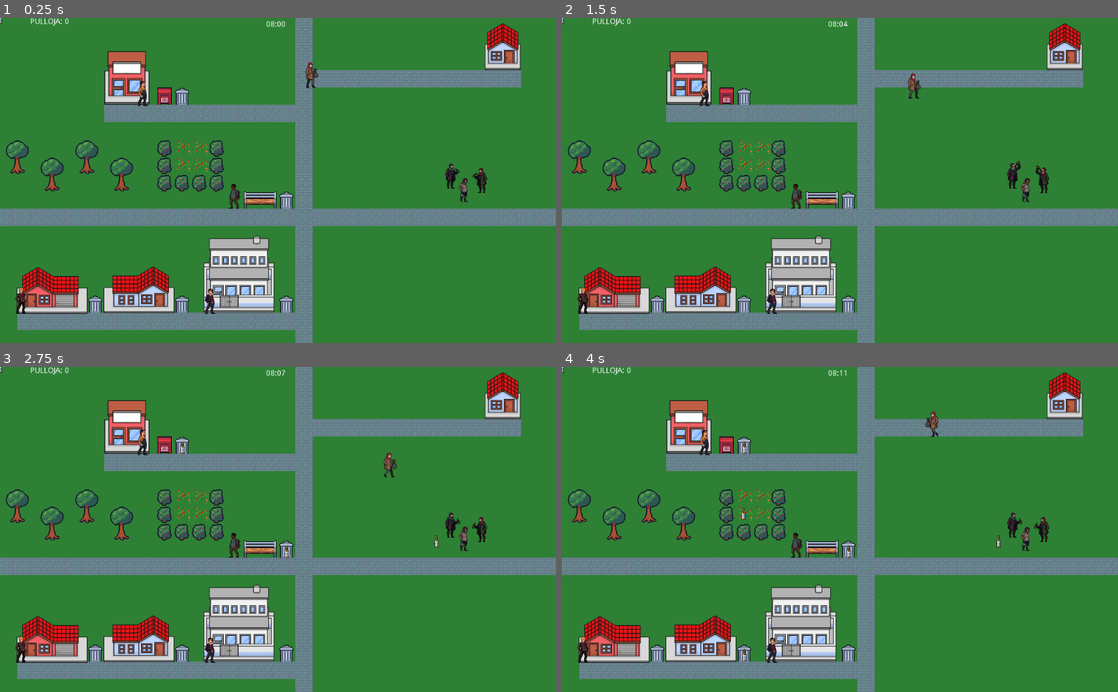
Above: before the commit, frames 1-4 (two rows, left to right).
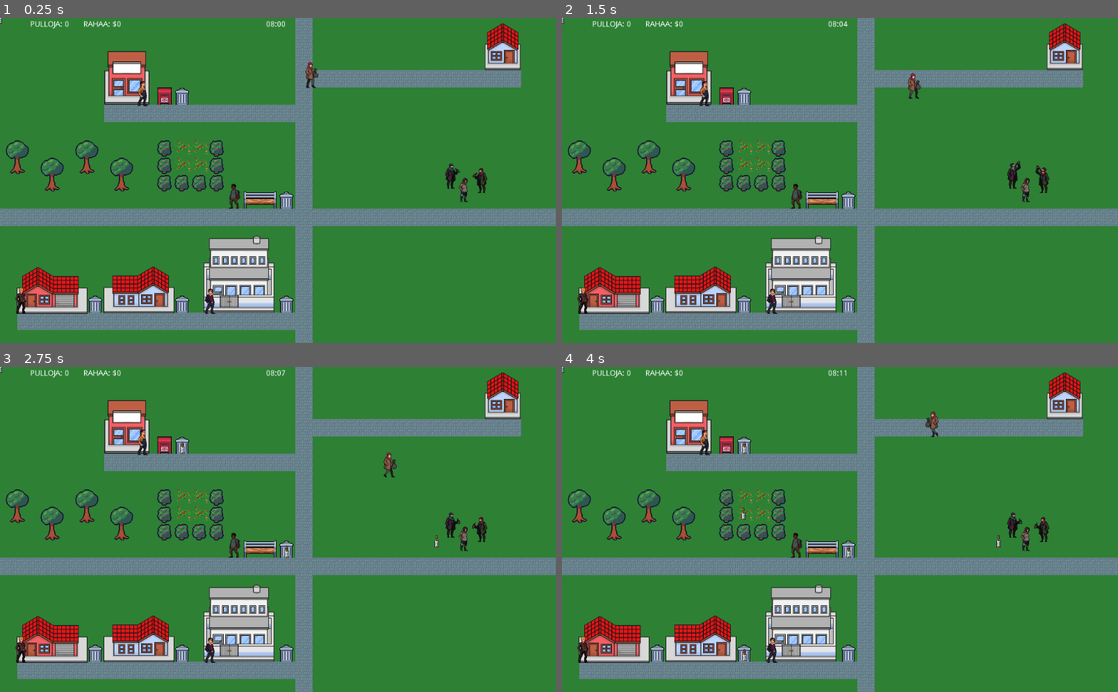
Above: after the commit, the same moments.

Repository: MakeKato/pulsu-king
Game: Godot game, scene res://World0.tscn
Two runs of this game, one before a commit and one after it. Both use one fixed random seed, a clock stepped at 60 frames per second and the inputs below.
Inputs:
- Up to frame 1 (0.25 s): no input
- Up to frame 2 (1.5 s): hold Right (ui_right) 0.53-1.28 s; hold Down (ui_down) from 1.28 s (still down)
- Up to frame 3 (2.75 s): release Down (ui_down) at 2.03 s; hold Right (ui_right) from 2.03 s (still down)
- Up to frame 4 (4 s): release Right (ui_right) at 2.78 s; hold Up (ui_up) 2.78-3.53 s; hold Left (ui_left) from 3.53 s (still down)

The runs differ from the first frame. In frame 1, 0.2% of the frame differs, in the area x 5-22%, y 0-4%; in frame 2, 0.2%; in frame 3, 0.2%; in frame 4, 0.2%.

Commit message:
shop and cash

Diff:
--- a/World0.tscn
+++ b/World0.tscn
@@ -22,6 +22,7 @@
 [ext_resource path="res://scripts/SpawnManager.gd" type="Script" id=20]
 [ext_resource path="res://Bottle.tscn" type="PackedScene" id=21]
 [ext_resource path="res://scenes/Clock.tscn" type="PackedScene" id=22]
+[ext_resource path="res://scripts/bottlereturn.gd" type="Script" id=23]
 
 [sub_resource type="CapsuleShape2D" id=3]
 radius = 14.2858
@@ -61,6 +62,9 @@
 [sub_resource type="RectangleShape2D" id=11]
 extents = Vector2( 16, 3 )
 
+[sub_resource type="RectangleShape2D" id=12]
+extents = Vector2( 13.5, 4.5 )
+
 [node name="World0" type="Node2D"]
 script = ExtResource( 4 )
 player_scene = ExtResource( 15 )
@@ -86,7 +90,7 @@
 [node name="StaticBody2D" type="StaticBody2D" parent="Shop"]
 
 [node name="CollisionPolygon2D" type="CollisionPolygon2D" parent="Shop/StaticBody2D"]
-polygon = PoolVector2Array( -91.1316, -126.547, 93.0789, -126.547, 93.0789, -34.944, 116.763, -42.5776, 116.763, 130.45, -109.553, 130.45, -109.553, -37.4886, -93.7632, -37.4886 )
+polygon = PoolVector2Array( -91.1316, -126.547, 93.0789, -126.547, 93.0789, -34.944, 116.763, -42.5776, 116.763, 84.6488, -106.921, 79.5598, -109.553, -37.4886, -93.7632, -37.4886 )
 
 [node name="Home" type="Sprite" parent="."]
 position = Vector2( 926, 53 )
@@ -285,5 +289,13 @@
 
 [node name="CanvasLayer" parent="." instance=ExtResource( 22 )]
 
+[node name="Area2D2" type="Area2D" parent="."]
+script = ExtResource( 23 )
+
+[node name="CollisionShape2D" type="CollisionShape2D" parent="Area2D2"]
+position = Vector2( 218.5, 148.5 )
+shape = SubResource( 12 )
+
 [connection signal="body_entered" from="Area2D" to="Area2D" method="_on_Area2D_body_entered"]
 [connection signal="body_exited" from="Area2D" to="Area2D" method="_on_Area2D_body_exited"]
+[connection signal="body_entered" from="Area2D2" to="Area2D2" method="_on_Area2D2_body_entered"]
--- a/scenes/Clock.tscn
+++ b/scenes/Clock.tscn
@@ -1,8 +1,9 @@
-[gd_scene load_steps=5 format=2]
+[gd_scene load_steps=6 format=2]
 
 [ext_resource path="res://CanvasLayer.gd" type="Script" id=1]
 [ext_resource path="res://Label.gd" type="Script" id=2]
 [ext_resource path="res://scenes/Label2.gd" type="Script" id=3]
+[ext_resource path="res://scripts/cash.gd" type="Script" id=4]
 
 [sub_resource type="Theme" id=1]
 
@@ -22,9 +23,18 @@
 
 [node name="ScoreLabel" type="Label" parent="."]
 margin_left = 56.0
+margin_top = 5.0
 margin_right = 127.0
-margin_bottom = 14.0
+margin_bottom = 19.0
 theme = SubResource( 1 )
 text = "Pulloja: 0"
 uppercase = true
 script = ExtResource( 3 )
+
+[node name="CashLabel" type="Label" parent="."]
+margin_left = 154.0
+margin_top = 5.0
+margin_right = 199.0
+margin_bottom = 19.0
+text = "RAHAA:"
+script = ExtResource( 4 )
--- /dev/null
+++ b/scenes/returnbottles.tscn
@@ -0,0 +1,29 @@
+[gd_scene load_steps=5 format=2]
+
+[ext_resource path="res://art/shop_interior.png" type="Texture" id=1]
+[ext_resource path="res://hero/hero_walk_with_bag.png" type="Texture" id=2]
+
+[sub_resource type="AtlasTexture" id=1]
+flags = 4
+atlas = ExtResource( 2 )
+region = Rect2( 128, 45, 128, 83 )
+
+[sub_resource type="SpriteFrames" id=2]
+animations = [ {
+"frames": [ SubResource( 1 ) ],
+"loop": true,
+"name": "default",
+"speed": 5.0
+} ]
+
+[node name="Node2D" type="Node2D"]
+
+[node name="ShopInterior" type="Sprite" parent="."]
+position = Vector2( 496, 296 )
+scale = Vector2( 0.664122, 0.532946 )
+texture = ExtResource( 1 )
+
+[node name="AnimatedSprite" type="AnimatedSprite" parent="."]
+position = Vector2( 490, 343 )
+scale = Vector2( 3.27344, 3.45482 )
+frames = SubResource( 2 )
--- /dev/null
+++ b/scripts/bottlereturn.gd
@@ -0,0 +1,21 @@
+extends Area2D
+
+export(float) var bottle_price = 0.2  # Cash per bottle
+
+func _on_Area2D2_body_entered(body):
+	if body.is_in_group("Player"):  # Assuming the player is named "Player"
+		if Inventory.get_bottle_count() > 0:
+			sell_bottles()
+		else:
+			print("You don't have any bottles to sell!")
+
+func sell_bottles():
+	var bottle_count = Inventory.get_bottle_count()
+	var total_cash = bottle_count * bottle_price
+
+	# Update inventory and cash
+	Inventory.add_cash(total_cash)
+	Inventory.remove_bottles(bottle_count)
+
+	# Show confirmation message (optional)
+	print("Sold " + str(bottle_count) + " bottles for $" + str(total_cash))
--- /dev/null
+++ b/scripts/cash.gd
@@ -0,0 +1,4 @@
+extends Label
+
+func _process(_delta):
+	text = "RAHAA: $" + str(Inventory.get_cash())
--- a/scripts/inventory.gd
+++ b/scripts/inventory.gd
@@ -1,6 +1,7 @@
 extends Node
 
 var bottle_count = 0
+var cash = 0
 signal bottle_count_changed
 
 func add_bottles(amount):
@@ -11,5 +12,11 @@
 	bottle_count = max(bottle_count - amount, 0)
 	emit_signal("bottle_count_changed", bottle_count)
 
+func add_cash(amount):
+	cash += amount
+
 func get_bottle_count():
 	return bottle_count
+
+func get_cash():
+	return cash
Not shown: 1 places in World0.tscn that only renumber resources
Binary file added: art/shop_interior.png
Not shown, added: art/shop_interior.png.import
